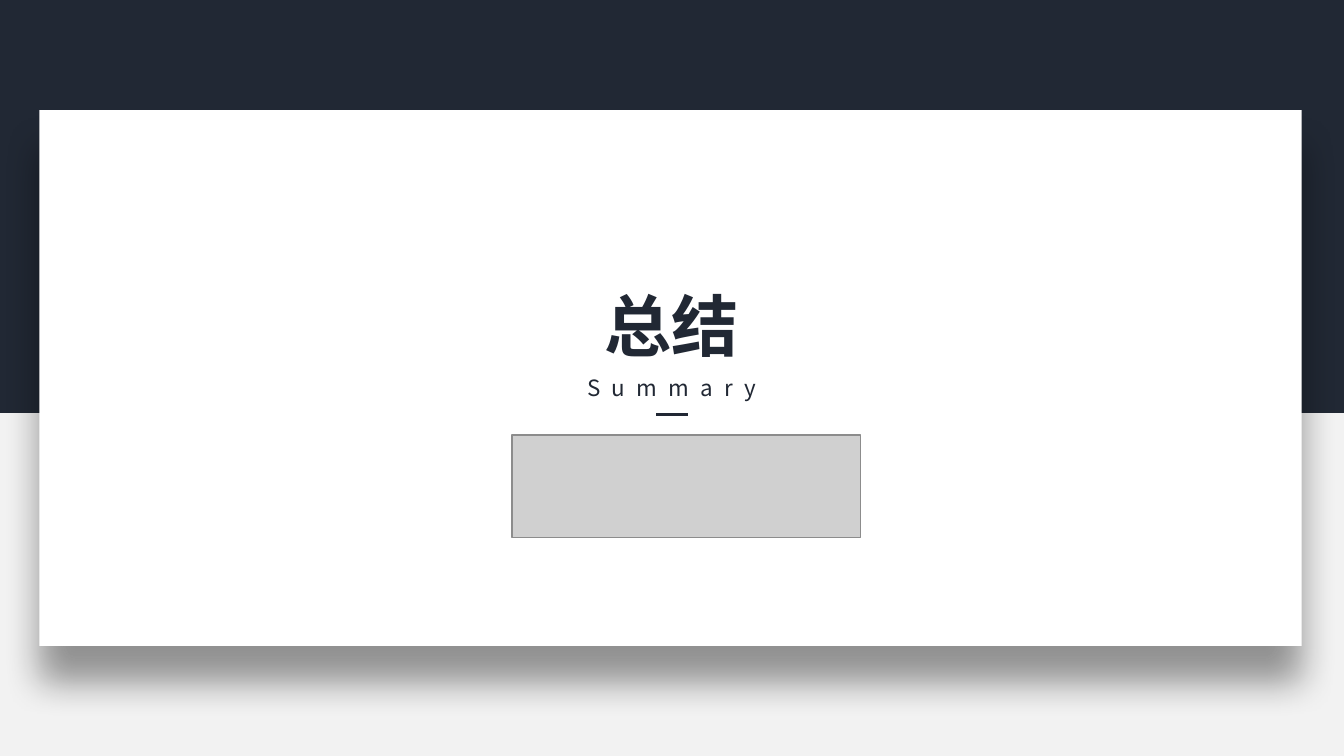
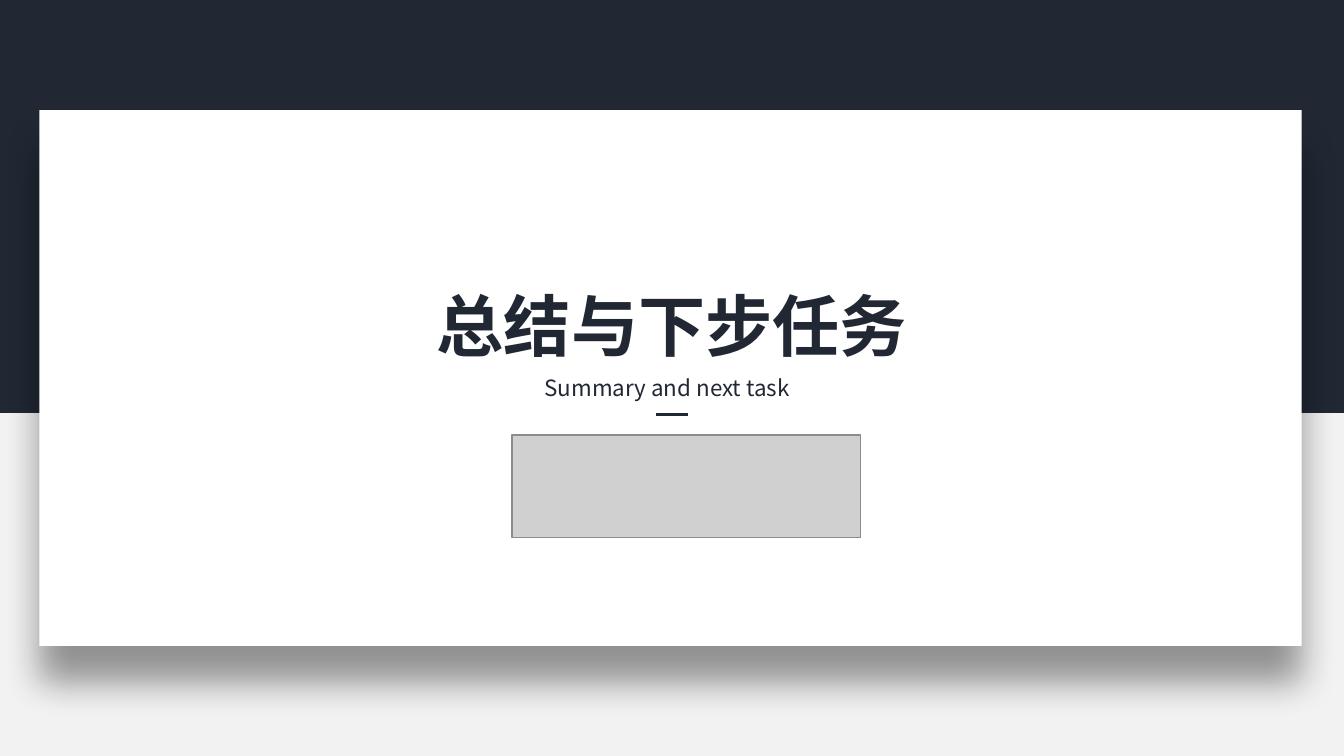
Before and after one commit to chenshuaihua/Graduate, a slide deck: slide 43 of 毕设文件/陈帅华-2016014016-自实1601-中期答辩.pptx (slide 28 before the commit). Drawn at 1344x756 pixels with LibreOffice and Linux fonts; fonts in the diff are those of the drawing; grey boxes stand for pictures. Boxes give left, top, right and bottom in pixels: in the first picture for what was removed or moved away, otherwise in the second. Text is boxed around its words. In the diff, an @@ line names an element or a change of style, - is before the commit and + after.

```diff
--- a/毕设文件/陈帅华-2016014016-自实1601-中期答辩.pptx
+++ b/毕设文件/陈帅华-2016014016-自实1601-中期答辩.pptx
@@ text at box(437, 294, 907, 357): text changed @@
-总结
+总结与下步任务
@@ text at box(544, 378, 789, 401): text changed @@
-Summary
+Summary and next task
```
Also in this commit, not shown: 5 other slides changed, 16 slides added, 3 other files.
